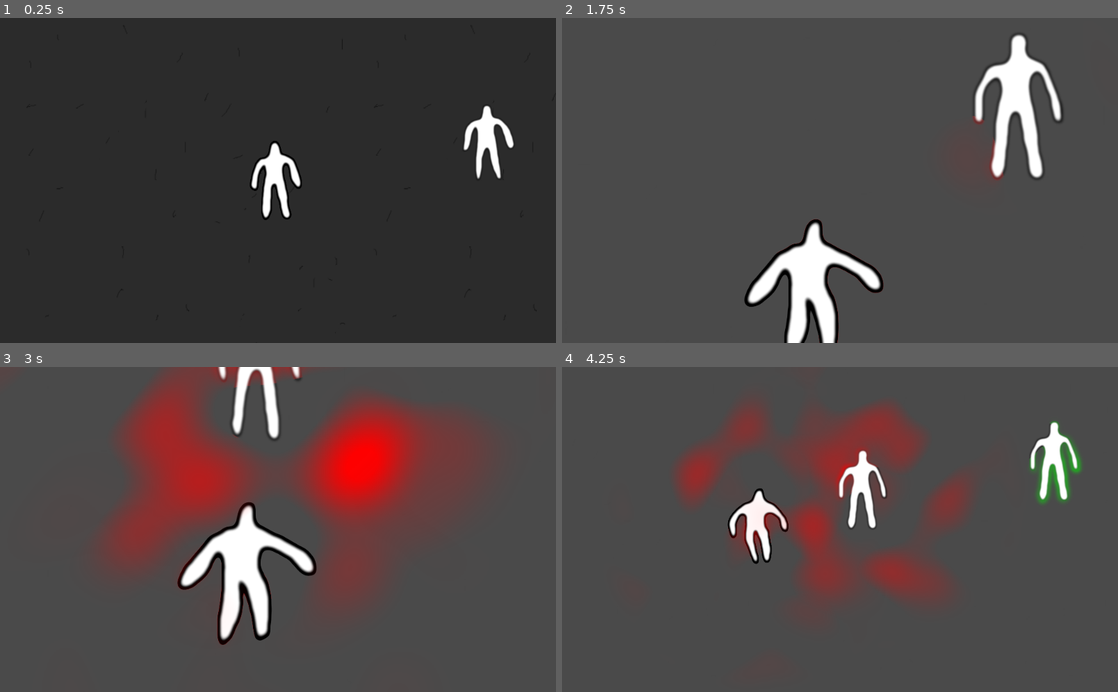
Above: before the commit, frames 1-4 (two rows, left to right).
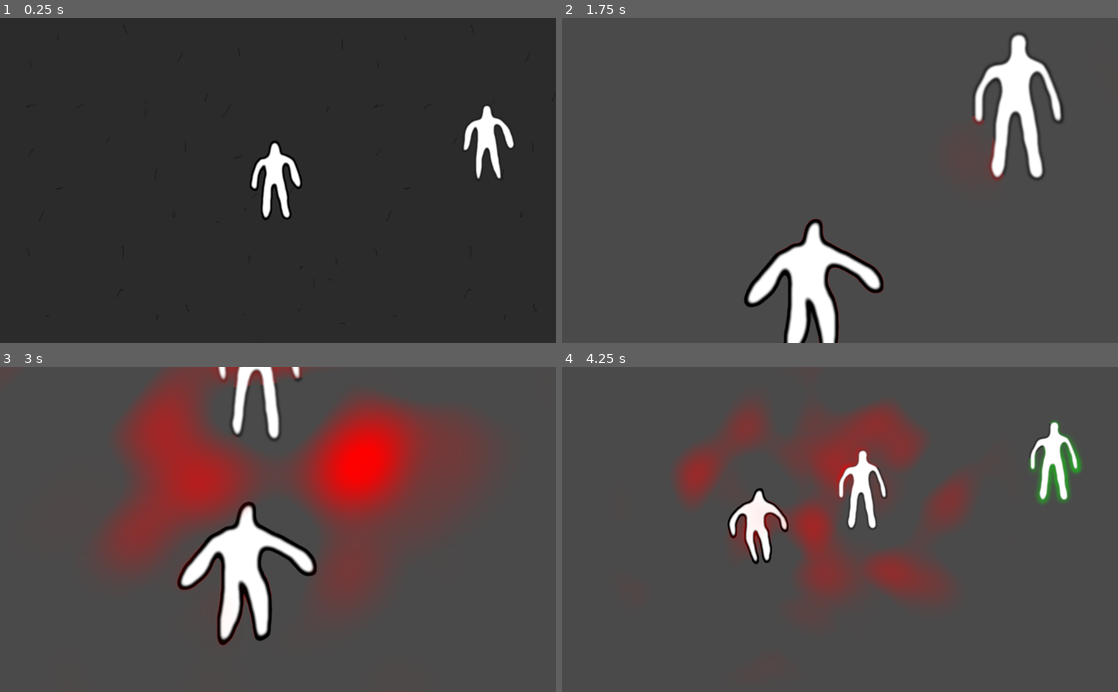
Above: after the commit, the same moments.

Repository: glitchcore/summon_55
Game: Godot game, scene res://Game.tscn
Two runs of this game, one before a commit and one after it. Both use one fixed random seed, a clock stepped at 60 frames per second and the inputs below.
Inputs (mouse positions are in pixels of both pictures, inside the frame that each line leads up to):
- Up to frame 1 (0.25 s): no input
- Up to frame 2 (1.75 s): move the mouse to (962, 164) at 0.52 s; hold Right (ui_right) 0.53-1.28 s; move the mouse to (728, 196) at 1.27 s; hold Down (ui_down) from 1.28 s (still down)
- Up to frame 3 (3 s): move the mouse to (333, 458) at 2.02 s; release Down (ui_down) at 2.03 s; hold Right (ui_right) 2.03-2.78 s; move the mouse to (250, 594) at 2.77 s; hold Up (ui_up) from 2.78 s (still down)
- Up to frame 4 (4.25 s): move the mouse to (1006, 578) at 3.52 s; release Up (ui_up) at 3.53 s; hold Left (ui_left) from 3.53 s (still down)

The runs differ from the first frame. In frame 2, 0.2% of the frame differs, in the area x 32-58%, y 61-100%; in frame 3, 0.2%; in frame 4, less than 0.1%.

Commit message:
fix outline

Diff:
--- a/Character.gdshader
+++ b/Character.gdshader
@@ -104,7 +104,7 @@
 	float soft_cloud = clamp(cloud_v * 1.5, 0., 1.) * cloud_mask * cloud_amount;
 
 	float inner = smoothstep(0.5, 0.9, texture.g);
-	float outer = 1. - smoothstep(thickness, 0.85, texture.r);
+	float outer = 1. - smoothstep(thickness, 0.9, texture.r);
 
 	float contour = texture.g * (1. - inner);
 
